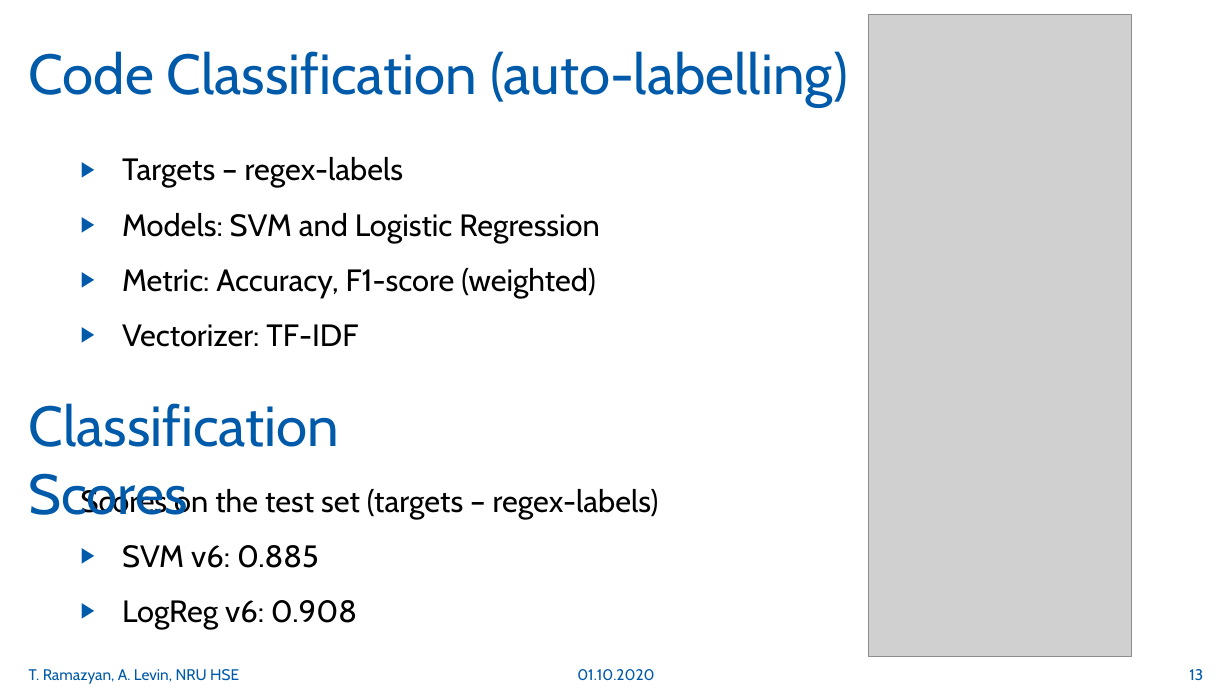
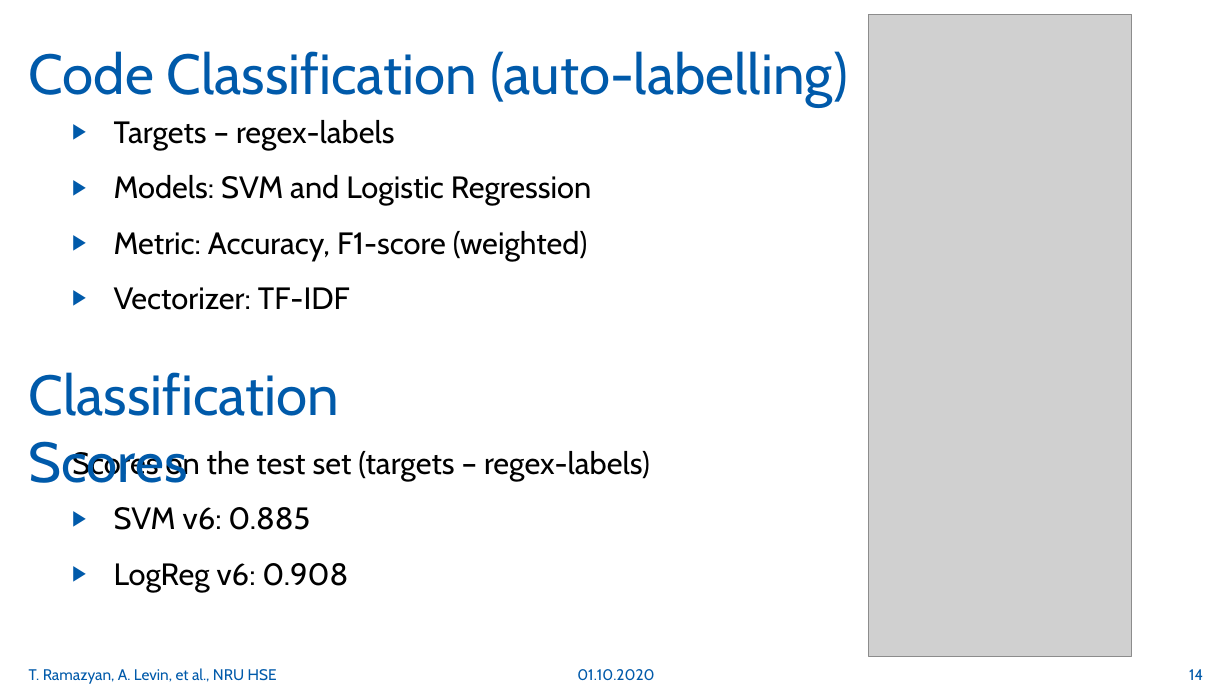
Before and after one commit to whatevernevermindbro/source_code_classification, a slide deck: slide 14 of nl2ml.pptx (slide 13 before the commit). Drawn at 1232x693 pixels with LibreOffice and Linux fonts; fonts in the diff are those of the drawing; grey boxes stand for pictures. Boxes give left, top, right and bottom in pixels: in the first picture for what was removed or moved away, otherwise in the second. Text is boxed around its words. In the diff, an @@ line names an element or a change of style, - is before the commit and + after.

```diff
--- a/nl2ml.pptx
+++ b/nl2ml.pptx
@@ text "Targets – regex-labels" moved from (x1=122, y1=157, x2=659, y2=629) to (x1=114, y1=120, x2=650, y2=591) @@
@@ text "Classification Scores" rewrapped from (x1=29, y1=403, x2=339, y2=518) to (x1=29, y1=372, x2=339, y2=481) @@
@@ text at (x1=29, y1=668, x2=277, y2=684): text changed @@
-T. Ramazyan, A. Levin, NRU HSE
+T. Ramazyan, A. Levin, et al., NRU HSE
@@ page number at (x1=1189, y1=669, x2=1203, y2=680): text changed @@
-13
+14
```
Also in this commit, not shown: 14 other slides changed, 1 slide added.
